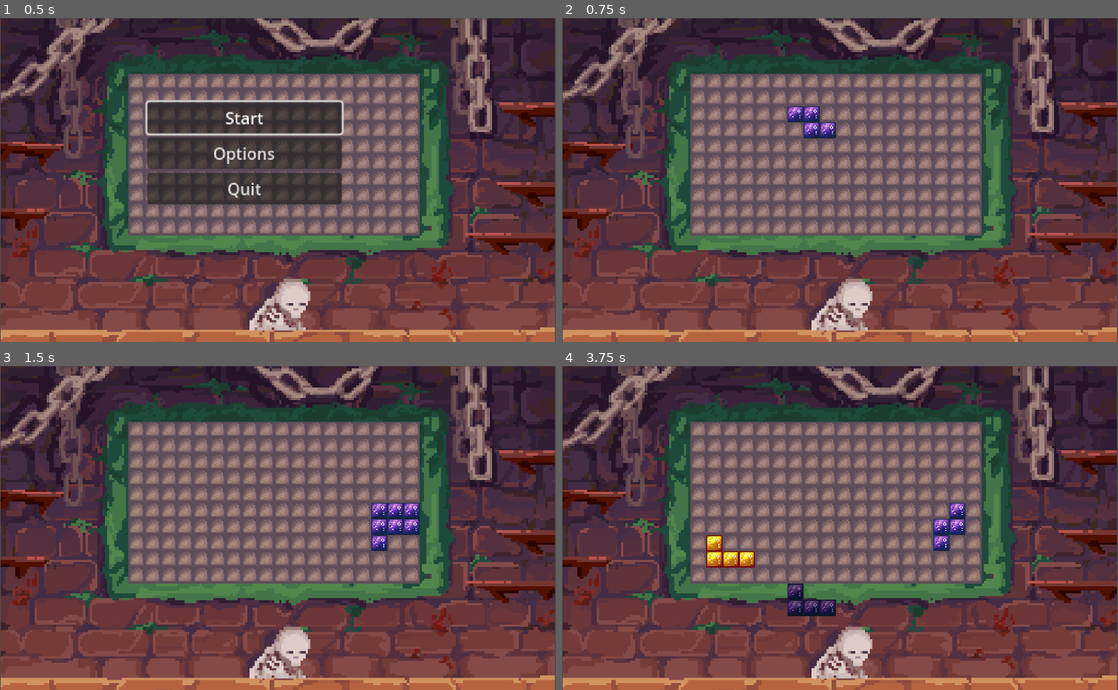
Above: before the commit, frames 1-4 (two rows, left to right).
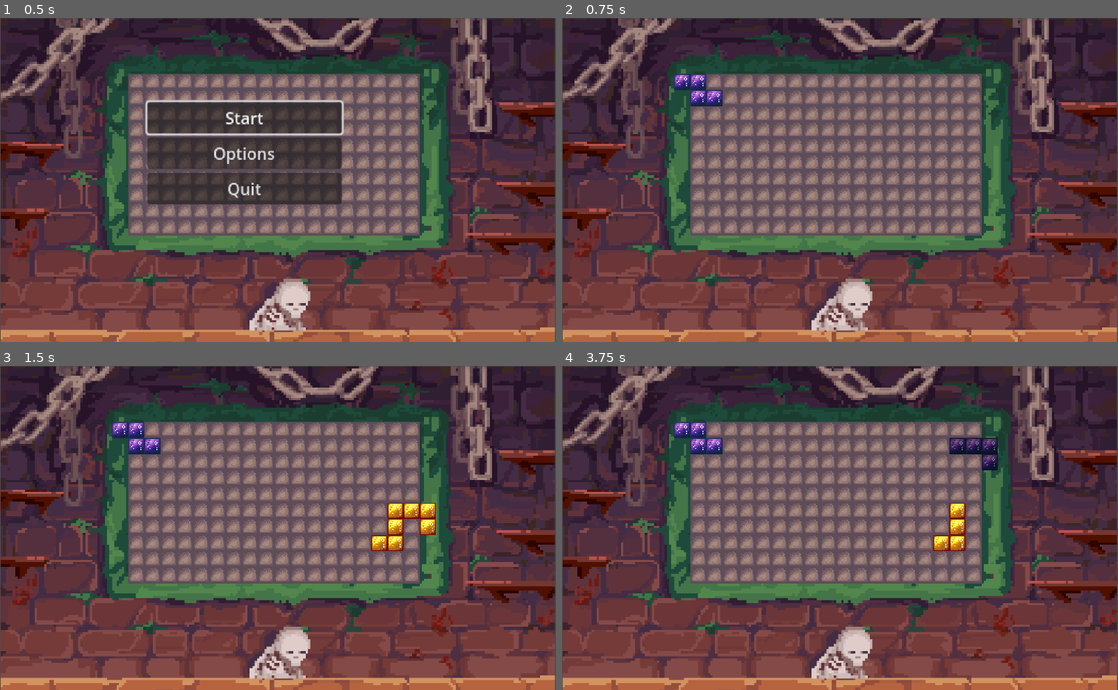
Above: after the commit, the same moments.

Repository: Coffin-Likker/tetrarcana
Game: Godot game, scene res://scenes/main.tscn
Same seed, same stepped clock (60 frames per second), same inputs: the game is played once before the commit and once after it.
Inputs (mouse positions are in pixels of both pictures, inside the frame that each line leads up to):
- Up to frame 1 (0.5 s): no input
- Up to frame 2 (0.75 s): click "Start" at 0.5 s
- Up to frame 3 (1.5 s): tap Enter (place_piece, bound only after the commit) at 1.25 s; move the mouse to (400, 511) at 1.27 s; hold Right (ui_right) from 1.28 s (still down); tap E (rotate_clockwise) at 1.35 s; click (400, 511) at 1.42 s
- Up to frame 4 (3.75 s): tap Q (rotate_counterclockwise) at 1.55, 2.1 s; tap Space at 2 s; move the mouse to (728, 544) at 2.02 s; release Right (ui_right) at 2.03 s; hold Down (ui_down) 2.03-2.78 s; click (728, 544) at 2.17 s; tap Enter (place_piece, bound only after the commit) at 2.3, 2.75, 2.85 s; move the mouse to (895, 456) at 2.77 s; hold Right (ui_right) 2.78-3.53 s; click (895, 456) at 2.92 s; tap E (rotate_clockwise) at 3.05, 3.6 s; move the mouse to (812, 592) at 3.52 s; hold Up (ui_up) from 3.53 s (still down); click (812, 592) at 3.67 s

Frame 1 is identical in both runs. In frame 2, 1.2% of the frame differs, in the area x 20-50%, y 17-38%; in frame 3, 2.0%; in frame 4, 3.1%, in the area x 20-79%, y 17-78%.

Commit message:
feature: add more sounds and keyboard control

Diff:
--- a/project.godot
+++ b/project.godot
@@ -46,6 +46,29 @@
 "events": [Object(InputEventKey,"resource_local_to_scene":false,"resource_name":"","device":-1,"window_id":0,"alt_pressed":false,"shift_pressed":false,"ctrl_pressed":false,"meta_pressed":false,"pressed":false,"keycode":0,"physical_keycode":81,"key_label":0,"unicode":113,"echo":false,"script":null)
 ]
 }
+move_up={
+"deadzone": 0.5,
+"events": [Object(InputEventKey,"resource_local_to_scene":false,"resource_name":"","device":-1,"window_id":0,"alt_pressed":false,"shift_pressed":false,"ctrl_pressed":false,"meta_pressed":false,"pressed":false,"keycode":0,"physical_keycode":87,"key_label":0,"unicode":119,"echo":false,"script":null)
+, Object(InputEventKey,"resource_local_to_scene":false,"resource_name":"","device":-1,"window_id":0,"alt_pressed":false,"shift_pressed":false,"ctrl_pressed":false,"meta_pressed":false,"pressed":false,"keycode":0,"physical_keycode":4194320,"key_label":0,"unicode":0,"echo":false,"script":null)
+]
+}
+move_down={
+"deadzone": 0.5,
+"events": [Object(InputEventKey,"resource_local_to_scene":false,"resource_name":"","device":-1,"window_id":0,"alt_pressed":false,"shift_pressed":false,"ctrl_pressed":false,"meta_pressed":false,"pressed":false,"keycode":0,"physical_keycode":4194322,"key_label":0,"unicode":0,"echo":false,"script":null)
+, Object(InputEventKey,"resource_local_to_scene":false,"resource_name":"","device":-1,"window_id":0,"alt_pressed":false,"shift_pressed":false,"ctrl_pressed":false,"meta_pressed":false,"pressed":false,"keycode":0,"physical_keycode":83,"key_label":0,"unicode":115,"echo":false,"script":null)
+]
+}
+move_left={
+"deadzone": 0.5,
+"events": [Object(InputEventKey,"resource_local_to_scene":false,"resource_name":"","device":-1,"window_id":0,"alt_pressed":false,"shift_pressed":false,"ctrl_pressed":false,"meta_pressed":false,"pressed":false,"keycode":0,"physical_keycode":4194319,"key_label":0,"unicode":0,"echo":false,"script":null)
+]
+}
+place_piece={
+"deadzone": 0.5,
+"events": [Object(InputEventKey,"resource_local_to_scene":false,"resource_name":"","device":-1,"window_id":0,"alt_pressed":false,"shift_pressed":false,"ctrl_pressed":false,"meta_pressed":false,"pressed":false,"keycode":0,"physical_keycode":4194309,"key_label":0,"unicode":0,"echo":false,"script":null)
+, Object(InputEventKey,"resource_local_to_scene":false,"resource_name":"","device":-1,"window_id":0,"alt_pressed":false,"shift_pressed":false,"ctrl_pressed":false,"meta_pressed":false,"pressed":false,"keycode":0,"physical_keycode":32,"key_label":0,"unicode":32,"echo":false,"script":null)
+]
+}
 
 [rendering]
 
--- a/scenes/main.tscn
+++ b/scenes/main.tscn
@@ -13,6 +13,8 @@
 [ext_resource type="AudioStream" uid="uid://dhidvhemisqag" path="res://assets/sfx/options/8bitmelody2_8.wav" id="11_vm8vs"]
 [ext_resource type="AudioStream" uid="uid://c7a68758j08d6" path="res://assets/sfx/options/8bitmelody2_9.wav" id="12_aj5x4"]
 [ext_resource type="AudioStream" uid="uid://dbbjf23wsqfim" path="res://assets/sfx/options/8bitmelody2_10.wav" id="13_nvkww"]
+[ext_resource type="AudioStream" uid="uid://dp2qd45elv2x7" path="res://assets/sfx/pieces/LightPlacing.wav" id="13_tffuc"]
+[ext_resource type="AudioStream" uid="uid://dc8c45vhdd05x" path="res://assets/sfx/pieces/ShadowPlacing.wav" id="14_al88k"]
 
 [node name="Main" type="Node2D"]
 
@@ -21,6 +23,54 @@
 
 [node name="TileMap" parent="GameManager" index="0"]
 position = Vector2(129, 57)
+
+[node name="MovePieceSound" type="AudioStreamPlayer" parent="GameManager/TileMap" index="0"]
+stream = ExtResource("4_pt58o")
+volume_db = -20.0
+
+[node name="MovePieceSound2" type="AudioStreamPlayer" parent="GameManager/TileMap" index="1"]
+stream = ExtResource("5_lqfon")
+volume_db = -20.0
+
+[node name="MovePieceSound3" type="AudioStreamPlayer" parent="GameManager/TileMap" index="2"]
+stream = ExtResource("6_fiwq6")
+volume_db = -20.0
+
+[node name="MovePieceSound4" type="AudioStreamPlayer" parent="GameManager/TileMap" index="3"]
+stream = ExtResource("7_uqsw5")
+volume_db = -20.0
+
+[node name="MovePieceSound5" type="AudioStreamPlayer" parent="GameManager/TileMap" index="4"]
+stream = ExtResource("8_8ualc")
+volume_db = -20.0
+
+[node name="MovePieceSound6" type="AudioStreamPlayer" parent="GameManager/TileMap" index="5"]
+stream = ExtResource("9_b645p")
+volume_db = -20.0
+
+[node name="MovePieceSound7" type="AudioStreamPlayer" parent="GameManager/TileMap" index="6"]
+stream = ExtResource("10_4e4sk")
+volume_db = -20.0
+
+[node name="MovePieceSound8" type="AudioStreamPlayer" parent="GameManager/TileMap" index="7"]
+stream = ExtResource("11_vm8vs")
+volume_db = -20.0
+
+[node name="MovePieceSound9" type="AudioStreamPlayer" parent="GameManager/TileMap" index="8"]
+stream = ExtResource("12_aj5x4")
+volume_db = -20.0
+
+[node name="MovePieceSound10" type="AudioStreamPlayer" parent="GameManager/TileMap" index="9"]
+stream = ExtResource("13_nvkww")
+volume_db = -20.0
+
+[node name="LightPlaceSound" type="AudioStreamPlayer" parent="GameManager/TileMap" index="10"]
+stream = ExtResource("13_tffuc")
+volume_db = -10.0
+
+[node name="ShadowPlaceSound" type="AudioStreamPlayer" parent="GameManager/TileMap" index="11"]
+stream = ExtResource("14_al88k")
+volume_db = -10.0
 
 [node name="MenuManager" parent="." instance=ExtResource("3_5h8my")]
 offset_left = 243.0
--- a/scripts/tile_map.gd
+++ b/scripts/tile_map.gd
@@ -54,6 +54,10 @@
 const INVALID_GHOST_TILE = Vector2i(1, 0)
 const INVALID_GHOST_TILE_OPPONENT = Vector2i(3,0)
 
+# Starting position constants
+const PLAYER_1_START_OFFSET = Vector2i(1, -2)  # Bottom left, 2 rows from bottom
+const PLAYER_2_START_OFFSET = Vector2i(-2, -2) # Bottom right, 2 rows from bottom
+
 # Layer constants
 const BOARD_LAYER = 0
 const GHOST_LAYER = 1
@@ -69,12 +73,49 @@
 signal piece_placed
 
 var board_rect: Rect2i
+var move_cooldown = 0.1  # Time in seconds between moves when key is held
+var move_timers = {}
+@onready var move_sounds: Array[AudioStreamPlayer] = [
+	$MovePieceSound,
+	$MovePieceSound2,
+	$MovePieceSound3,
+	$MovePieceSound4,
+	$MovePieceSound5,
+	$MovePieceSound6,
+	$MovePieceSound7,
+	$MovePieceSound8,
+	$MovePieceSound9,
+	$MovePieceSound10
+]
+
+@onready var light_place_sound = $LightPlaceSound
+@onready var shadow_place_sound = $ShadowPlaceSound
+
+
+var current_sound_index: int = 0
+
+const MOVE_DIRECTIONS = {
+	"ui_left": Vector2i(-1, 0),
+	"ui_right": Vector2i(1, 0),
+	"ui_down": Vector2i(0, 1),
+	"ui_up": Vector2i(0, -1)
+}
+
+func play_placing_sound():
+	var sound = light_place_sound if get_parent().current_player == Player.PLAYER_1 else shadow_place_sound
+	sound.play()
+
+func initialize_move_timers():
+	for action in MOVE_DIRECTIONS.keys():
+		move_timers[action] = 0.0
 
 func _ready():
+	InputMap.load_from_project_settings()
 	set_process_unhandled_input(true)
 	print_debug("TileMap initialized. Ready to process input.")
-	refill_grab_bag()
 	active_piece = get_next_piece()
+
+	initialize_move_timers()
 
 	if get_layers_count() < 2:
 		add_layer(GHOST_LAYER)
@@ -82,6 +123,8 @@
 	set_layer_z_index(GHOST_LAYER, GHOST_LAYER_Z_INDEX)
 
 	board_rect = get_used_rect()
+	current_ghost_position = Vector2i(board_rect.size.x / 2, 0)
+
 
 func reset():
 	print_debug("Resetting the game board")
@@ -115,6 +158,9 @@
 
 	print_debug("Game board reset complete")
 
+func play_move_sound():
+	move_sounds[current_sound_index].play()
+	current_sound_index = (current_sound_index + 1) % move_sounds.size()
 
 func _input(event):
 	var game_manager = get_parent()
@@ -125,26 +171,62 @@
 		var click_position = get_local_mouse_position()
 		var map_position = local_to_map(click_position)
 
-		for offset in active_piece:
-			var tile_position = map_position + offset
-			if (tile_position.x < board_rect.position.x or
-				tile_position.x >= board_rect.end.x or
-				tile_position.y < board_rect.position.y or
-				tile_position.y >= board_rect.end.y):
-					return
-
-		_on_tile_clicked(map_position)
-
-func _process(_delta):
+		if is_valid_position(map_position):
+			_on_tile_clicked(map_position)
+
+func handle_movement(delta):
+	for action in MOVE_DIRECTIONS:
+		if Input.is_action_pressed(action):
+			move_timers[action] += delta
+			if move_timers[action] >= move_cooldown:
+				play_move_sound()
+				move_piece(MOVE_DIRECTIONS[action])
+				current_sound_index
+				move_timers[action] = 0
+		else:
+			move_timers[action] = move_cooldown
+
+func _process(delta):
+	if get_parent().game_state != GameState.PLAYING:
+		return
+
 	if Input.is_action_just_pressed("rotate_clockwise"):
+		play_move_sound()
 		rotate_piece(1)
 	elif Input.is_action_just_pressed("rotate_counterclockwise"):
+		play_move_sound()
 		rotate_piece(-1)
 
+	handle_movement(delta)
+
+	if Input.is_action_just_pressed("place_piece"):
+		_on_tile_clicked(current_ghost_position)
+
+func move_piece(direction: Vector2i):
+	var new_position = current_ghost_position + direction
+	if is_valid_position(new_position):
+		current_ghost_position = new_position
+		update_ghost_piece()
+
+
+func is_valid_position(position: Vector2i) -> bool:
+	for offset in active_piece:
+		var tile_position = position + offset
+		if (tile_position.x < board_rect.position.x or
+			tile_position.x >= board_rect.end.x or
+			tile_position.y < board_rect.position.y or
+			tile_position.y >= board_rect.end.y):
+				return false
+	return true
+
 func _unhandled_input(event):
 	var game_manager = get_parent()
-	if event is InputEventMouseMotion and  game_manager.game_state == GameState.PLAYING:
-		update_ghost_piece()
+
+	if event is InputEventMouseMotion and game_manager.game_state == GameState.PLAYING:
+		var map_position = local_to_map(get_local_mouse_position())
+		if is_valid_position(map_position):
+			current_ghost_position = map_position
+			update_ghost_piece()
 
 func _on_tile_clicked(map_position: Vector2i):
 	var game_manager = get_parent()
@@ -160,6 +242,9 @@
 			var tile_position = map_position + offset
 			set_cell(BOARD_LAYER, tile_position, 0, tile)
 		active_piece = get_next_piece()
+		current_sound_index = 0
+		play_placing_sound()
+		#set_position_for_new_piece()
 		update_ghost_piece()
 		emit_signal("piece_placed")
 	else:
@@ -176,13 +261,6 @@
 	return overlaps_own_color
 
 func update_ghost_piece():
-	var local_position = get_local_mouse_position()
-	var map_position = local_to_map(local_position)
-
-
-	if map_position != current_ghost_position:
-		current_ghost_position = map_position
-
 	clear_layer(GHOST_LAYER)
 	var game_manager = get_parent()
 	var current_player_tile = PLAYER_1_TILE if game_manager.current_player == game_manager.Player.PLAYER_1 else PLAYER_2_TILE
@@ -242,3 +320,25 @@
 	if grab_bag.is_empty():
 		refill_grab_bag()
 	return grab_bag.pop_back()
+
+func set_position_for_new_piece():
+	var board_size = board_rect.size
+
+	if get_parent().current_player == Player.PLAYER_2:
+		# Set position to bottom left for Player 2
+		current_ghost_position = Vector2i(
+			PLAYER_1_START_OFFSET.x,
+			board_size.y + PLAYER_1_START_OFFSET.y
+		)
+	else:
+		# Set position to bottom right for Player 1
+		current_ghost_position = Vector2i(
+			board_size.x + PLAYER_2_START_OFFSET.x,
+			board_size.y + PLAYER_2_START_OFFSET.y
+		)
+
+	# Ensure the piece is within the valid board area
+	while not is_valid_position(current_ghost_position):
+		current_ghost_position.y -= 1
+
+	update_ghost_piece()
Not shown, added: assets/sfx/pieces/LightCombing.wav.import
Not shown, added: assets/sfx/pieces/LightPlacing.wav.import
Not shown, added: assets/sfx/pieces/ShadowCombining.wav.import
Not shown, added: assets/sfx/pieces/ShadowPlacing.wav.import
Not shown, added: assets/sfx/pieces/LightCombing.wav
Not shown, added: assets/sfx/pieces/LightPlacing.wav
Not shown, added: assets/sfx/pieces/ShadowCombining.wav
Not shown, added: assets/sfx/pieces/ShadowPlacing.wav
